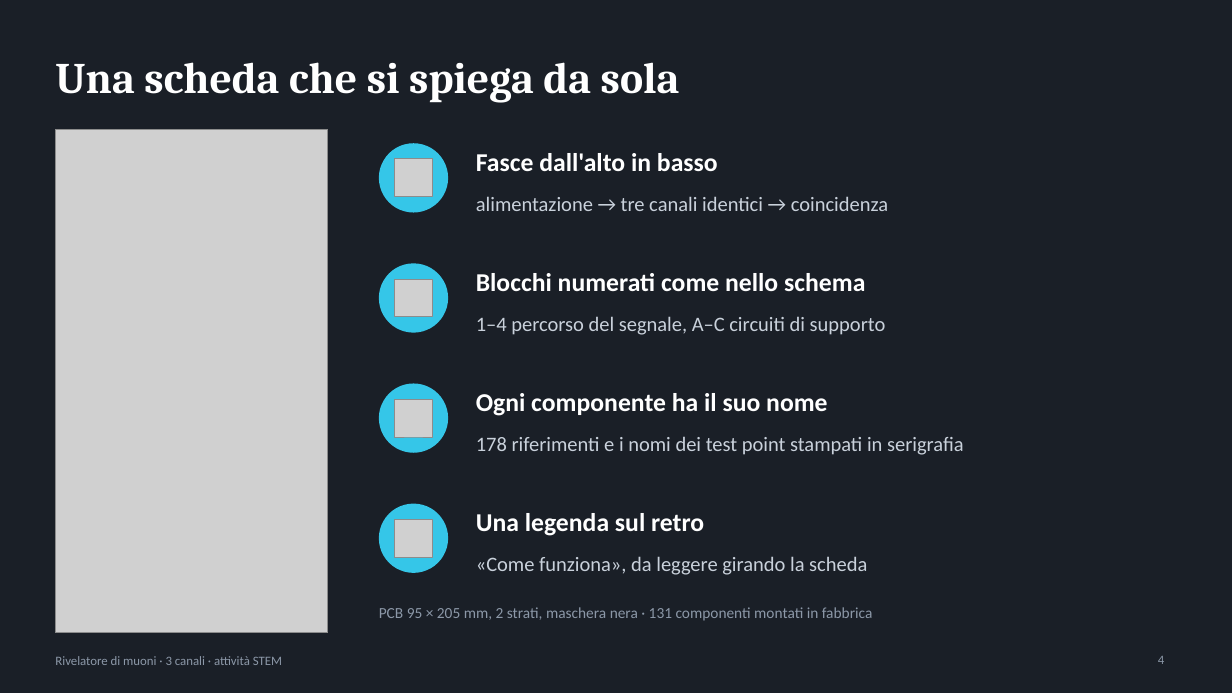
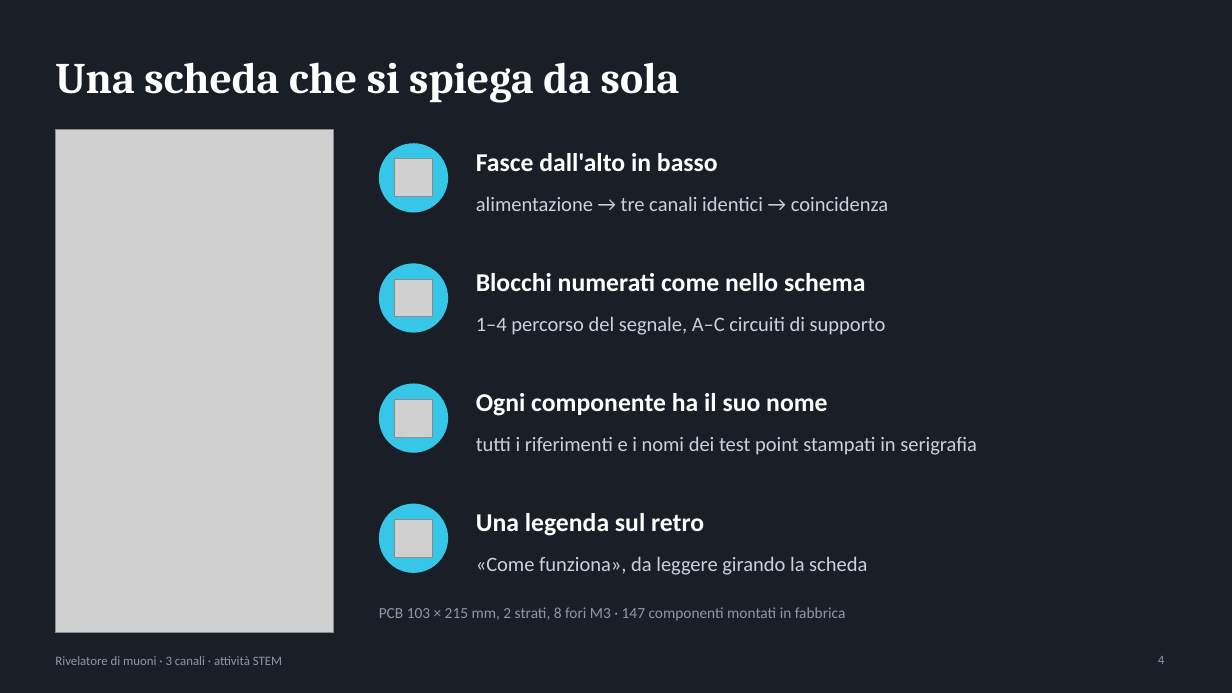
Before and after one commit to bagnasconicolo/glacier-elettronica, a slide deck: slide 4 of docs/pitch/pitch_rivelatore_muoni.pptx. Drawn at 1232x693 pixels with LibreOffice and Linux fonts; fonts in the diff are those of the drawing; grey boxes stand for pictures. Boxes give left, top, right and bottom in pixels: in the first picture for what was removed or moved away, otherwise in the second. Text is boxed around its words. In the diff, an @@ line names an element or a change of style, - is before the commit and + after.

```diff
--- a/docs/pitch/pitch_rivelatore_muoni.pptx
+++ b/docs/pitch/pitch_rivelatore_muoni.pptx
@@ picture resized from (x1=55, y1=129, x2=328, y2=633) to (x1=55, y1=129, x2=334, y2=633) @@
@@ text at (x1=476, y1=436, x2=977, y2=455): text changed @@
-178 riferimenti e i nomi dei test point stampati in serigrafia
+tutti i riferimenti e i nomi dei test point stampati in serigrafia
@@ text at (x1=379, y1=607, x2=846, y2=621): text changed @@
-PCB 95 × 205 mm, 2 strati, maschera nera · 131 componenti montati in fabbrica
+PCB 103 × 215 mm, 2 strati, 8 fori M3 · 147 componenti montati in fabbrica
```
Also in this commit, not shown: 1 other slide changed, 51 other files.
